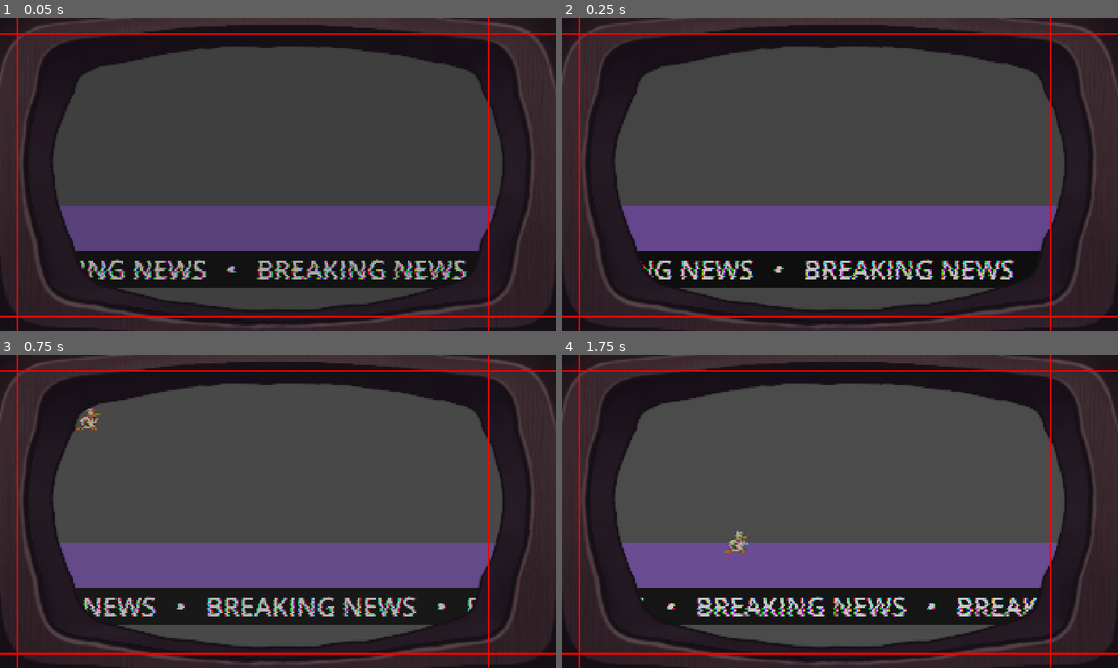
Above: before the commit, frames 1-4 (two rows, left to right).
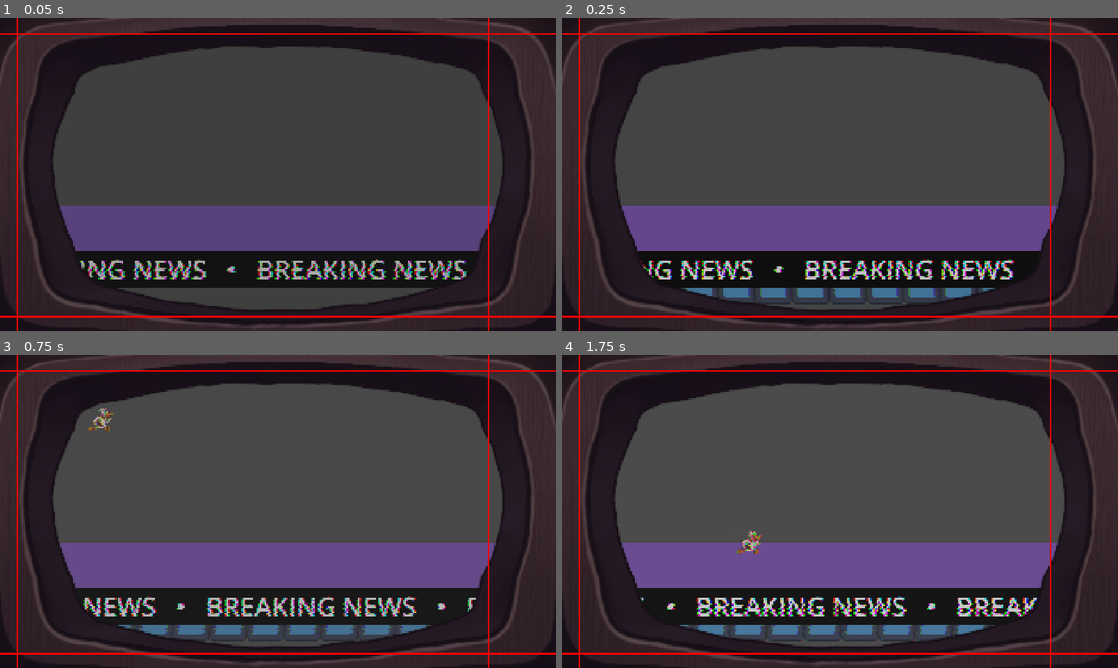
Above: after the commit, the same moments.

Repository: clutch-or-k1ck/shroom-jam-2025
Game: Godot game, scene res://scenes/tv_overlay/tv_overlay_ui.tscn
The game is run twice, just before and just after one commit, with the same random seed, the same clock (stepped at 60 frames per second) and the same inputs. The engine's default icon, where the game draws it, is replaced by a stand-in: a white triangle on a blue panel in a dark square.
Inputs:
- Up to frame 1 (0.05 s): no input
- Up to frame 2 (0.25 s): no input
- Up to frame 3 (0.75 s): hold D (move_right) from 0.53 s (still down)
- Up to frame 4 (1.75 s): keep holding D (move_right); tap Space (jump) at 0.77, 1.52 s

Frame 1 is identical in both runs. In frame 2, 1.5% of the frame differs, in the area x 22-78%, y 86-92%; in frame 3, 1.8%; in frame 4, 1.8%, in the area x 21-78%, y 55-92%.

Commit message:
treadmill and other smaller changes
Added the treadmill (sketch phase) which moves objects from right to left

Diff:
--- a/gd/duck-chase/scenes/chase_scene/chase_scene.tscn
+++ b/gd/duck-chase/scenes/chase_scene/chase_scene.tscn
@@ -1,8 +1,10 @@
-[gd_scene load_steps=5 format=3 uid="uid://bqnhgrmahpp44"]
+[gd_scene load_steps=7 format=3 uid="uid://bqnhgrmahpp44"]
 
 [ext_resource type="Script" uid="uid://cc7qw8macbkml" path="res://scenes/chase_scene/chase_scene.gd" id="1_8pw8v"]
 [ext_resource type="PackedScene" uid="uid://y4on5eclsc2c" path="res://scenes/duck_character/duck_character.tscn" id="1_m83pa"]
 [ext_resource type="PackedScene" uid="uid://y4hccnwhpc3e" path="res://scenes/running_text_widget/running_text_widget.tscn" id="2_a4cdl"]
+[ext_resource type="Script" uid="uid://beehhs7t2qyd" path="res://scenes/treadmill/treadmill.gd" id="4_myeqy"]
+[ext_resource type="PackedScene" uid="uid://dh6jji1tmvisv" path="res://scenes/treadmill/treadmill_item/item_variations/primitive_treadmill_item.tscn" id="5_ucmrg"]
 
 [sub_resource type="RectangleShape2D" id="RectangleShape2D_a4cdl"]
 size = Vector2(2692, 113)
@@ -38,3 +40,10 @@
 breaking_news = Array[String](["BREAKING NEWS", "BREAKING NEWS", "BREAKING NEWS", "BREAKING NEWS", "BREAKING NEWS", "BREAKING NEWS", "BREAKING NEWS", "BREAKING NEWS", "BREAKING NEWS"])
 running_text_speed = -250
 running_text_font_size = 90
+
+[node name="Treadmill" type="Node2D" parent="."]
+position = Vector2(0, 987)
+script = ExtResource("4_myeqy")
+item_types = Array[PackedScene]([ExtResource("5_ucmrg")])
+speed = 400
+metadata/_custom_type_script = "uid://beehhs7t2qyd"
--- a/gd/duck-chase/scenes/duck_character/duck_character.tscn
+++ b/gd/duck-chase/scenes/duck_character/duck_character.tscn
@@ -12,6 +12,6 @@
 shape = SubResource("RectangleShape2D_fkuwv")
 
 [node name="duck_sprite" type="Sprite2D" parent="."]
-position = Vector2(-44.5, -46.515495)
+position = Vector2(0, -47)
 scale = Vector2(0.2104019, 0.20905843)
 texture = ExtResource("1_nrtfl")
--- /dev/null
+++ b/gd/duck-chase/scenes/treadmill/treadmill.gd
@@ -0,0 +1,79 @@
+@tool
+extends Node2D
+
+class_name Treadmill
+
+
+## array of elements that this treadmill is able to spawn
+@export var item_types: Array[PackedScene]
+## the speed with which treadmill elements are moving to the left
+@export var speed: int
+
+enum eTreadmillSpawnMethod {FillViewport, Random}
+@export var spawn_method: eTreadmillSpawnMethod
+
+## how frequently new elements will be spawned on this treadmill (only applies if spawn_method == Random)
+@export var random_spawn_rate: float
+
+
+## here we keep track of all treadmill items currently present on the treadmill
+var items: Array[TreadmillItem] = []
+
+## moves all the elements that are currently on the treadmill
+func move_treadmill(delta: float) -> void:
+	for item in items:
+		item.position += Vector2(-1.*speed*delta, 0.)
+
+
+## despawn elements that have passed beyound the left screen border
+func despawn_out_of_bounds_elements() -> void:
+	while items.size() > 0 and items[0].position.x + items[0].get_bounding_rect().end.x < 0.:
+		remove_child(items[0]) # CAUTION does this truly free the child?
+		print('delete an out-of-bounds-item')
+		print(items[0].get_bounding_rect().size)
+		items.remove_at(0)
+
+
+## spawns a new treadmill item immediately following the last one, or at the beginning if the treadmill is empty
+func stack_new_treadmill_item():
+	print('stacking new treadmill item')
+	var spawn_at := Vector2(0., 0.) if get_children().size() == 0 else \
+		Vector2(items[-1].position.x + items[-1].get_bounding_rect().end.x, 0.)
+
+	if get_children().size() > 0:
+		print(items[-1].get_bounding_rect().size)
+		print(items[-1].get_bounding_rect().end)
+		print(items[-1].get_bounding_rect().position)
+
+	var new_treadmill_item := item_types[0].instantiate() # TODO how do we select which one to instantiate?
+	add_child(new_treadmill_item)
+	items.append(new_treadmill_item)
+	new_treadmill_item.position = spawn_at
+
+
+## a function that spawns treadmill elements in accordance with spawn method, called every frame
+## for random spawning, spawn with a very low probability every frame
+func spawn_treadmill_items(delta: float) -> void:
+	if spawn_method == eTreadmillSpawnMethod.FillViewport:
+		if items.size() == 0 or \
+				items[-1].position.x + items[-1].get_bounding_rect().end.x <= get_viewport_rect().size.x:
+			stack_new_treadmill_item()
+	else:
+		pass # not implemented yet
+
+
+# Called when the node enters the scene tree for the first time.
+func _ready() -> void:
+	pass # Replace with function body.
+
+
+# Called every frame. 'delta' is the elapsed time since the previous frame.
+func _process(delta: float) -> void:
+	# NOTE display one child for visual reference, otherwise modeling is tough
+	if Engine.is_editor_hint():
+		if self.get_child_count() == 0:
+			stack_new_treadmill_item()
+	else:
+		despawn_out_of_bounds_elements()
+		spawn_treadmill_items(delta)
+		move_treadmill(delta)
--- /dev/null
+++ b/gd/duck-chase/scenes/treadmill/treadmill.tscn
@@ -0,0 +1,51 @@
+[gd_scene load_steps=5 format=3 uid="uid://cmcugu1gcrjsw"]
+
+[ext_resource type="Script" uid="uid://beehhs7t2qyd" path="res://scenes/treadmill/treadmill.gd" id="1_x7lhu"]
+
+[sub_resource type="GDScript" id="GDScript_x7lhu"]
+script/source = "extends Sprite2D
+
+
+class_name TreadmillItem
+
+
+# Called when the node enters the scene tree for the first time.
+func _ready() -> void:
+	pass # Replace with function body.
+
+
+# Called every frame. 'delta' is the elapsed time since the previous frame.
+func _process(delta: float) -> void:
+	pass
+"
+
+[sub_resource type="PackedScene" id="PackedScene_h4op3"]
+_bundled = {
+"conn_count": 0,
+"conns": PackedInt32Array(),
+"editable_instances": [],
+"names": PackedStringArray("sprite", "Sprite2D", "script"),
+"node_count": 1,
+"node_paths": [],
+"nodes": PackedInt32Array(-1, -1, 1, 0, -1, 1, 2, 0, 0),
+"variants": [SubResource("GDScript_x7lhu")],
+"version": 3
+}
+
+[sub_resource type="PackedScene" id="PackedScene_y77te"]
+_bundled = {
+"base_scene": 0,
+"conn_count": 0,
+"conns": PackedInt32Array(),
+"editable_instances": [],
+"names": PackedStringArray("sprite", "Polygon2D", "Polygon2D", "polygon"),
+"node_count": 2,
+"node_paths": [NodePath(".")],
+"nodes": PackedInt32Array(-1, -1, 2147483647, 0, -1, 0, 0, 1073741824, 0, 2, 262145, -1, 1, 3, 1, 0),
+"variants": [SubResource("PackedScene_h4op3"), PackedVector2Array(1, 4, -1, -141, -178, -138, -323, -84, -181, -4)],
+"version": 3
+}
+
+[node name="root" type="Node2D"]
+script = ExtResource("1_x7lhu")
+item_types = Array[PackedScene]([SubResource("PackedScene_y77te")])
--- /dev/null
+++ b/gd/duck-chase/scenes/treadmill/treadmill_item/item_variations/primitive_treadmill_item.gd
@@ -0,0 +1,21 @@
+extends TreadmillItem
+
+
+class_name PrimitiveTreadmillItem
+
+
+@onready var godot_icon := $godot
+
+
+func get_bounding_rect() -> Rect2:
+	return godot_icon.get_rect()
+
+
+# Called when the node enters the scene tree for the first time.
+func _ready() -> void:
+	pass # Replace with function body.
+
+
+# Called every frame. 'delta' is the elapsed time since the previous frame.
+func _process(delta: float) -> void:
+	pass
--- /dev/null
+++ b/gd/duck-chase/scenes/treadmill/treadmill_item/item_variations/primitive_treadmill_item.tscn
@@ -0,0 +1,12 @@
+[gd_scene load_steps=4 format=3 uid="uid://dh6jji1tmvisv"]
+
+[ext_resource type="PackedScene" uid="uid://con3lr0t0mr8e" path="res://scenes/treadmill/treadmill_item/treadmill_item.tscn" id="1_3ha2l"]
+[ext_resource type="Script" uid="uid://1efsxwnmq2pp" path="res://scenes/treadmill/treadmill_item/item_variations/primitive_treadmill_item.gd" id="2_8la5g"]
+[ext_resource type="Texture2D" uid="uid://ds2kmeg74218l" path="res://icon.svg" id="3_8fyg8"]
+
+[node name="root" instance=ExtResource("1_3ha2l")]
+script = ExtResource("2_8la5g")
+
+[node name="godot" type="Sprite2D" parent="." index="0"]
+texture = ExtResource("3_8fyg8")
+offset = Vector2(64, -64)
--- /dev/null
+++ b/gd/duck-chase/scenes/treadmill/treadmill_item/treadmill_item.gd
@@ -0,0 +1,24 @@
+extends Node2D
+
+
+class_name TreadmillItem
+
+
+## override this to return bounding rect of the treadmill item, in local coordinates
+func get_bounding_rect() -> Rect2:
+	return Rect2()
+
+
+## spawning other items is not allowed in the vicinity (rect2 in local coordinates)
+func get_no_spawn_area() -> Rect2:
+	return Rect2()
+
+
+# Called when the node enters the scene tree for the first time.
+func _ready() -> void:
+	pass # Replace with function body.
+
+
+# Called every frame. 'delta' is the elapsed time since the previous frame.
+func _process(delta: float) -> void:
+	pass
--- /dev/null
+++ b/gd/duck-chase/scenes/treadmill/treadmill_item/treadmill_item.tscn
@@ -0,0 +1,6 @@
+[gd_scene load_steps=2 format=3 uid="uid://con3lr0t0mr8e"]
+
+[ext_resource type="Script" uid="uid://d0id5yk26pptc" path="res://scenes/treadmill/treadmill_item/treadmill_item.gd" id="1_75h3o"]
+
+[node name="root" type="Node2D"]
+script = ExtResource("1_75h3o")
Not shown, added: gd/duck-chase/scenes/treadmill/treadmill.gd.uid
Not shown, added: gd/duck-chase/scenes/treadmill/treadmill_item/item_variations/primitive_treadmill_item.gd.uid
Not shown, added: gd/duck-chase/scenes/treadmill/treadmill_item/treadmill_item.gd.uid
